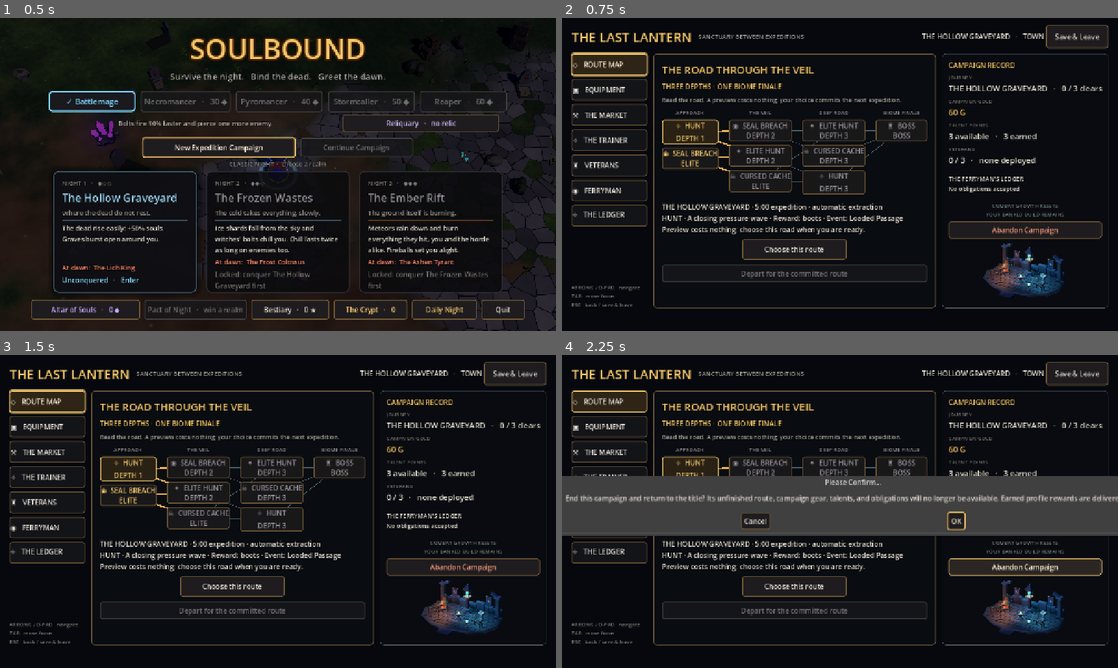
Above: before the commit, frames 1-4 (two rows, left to right).
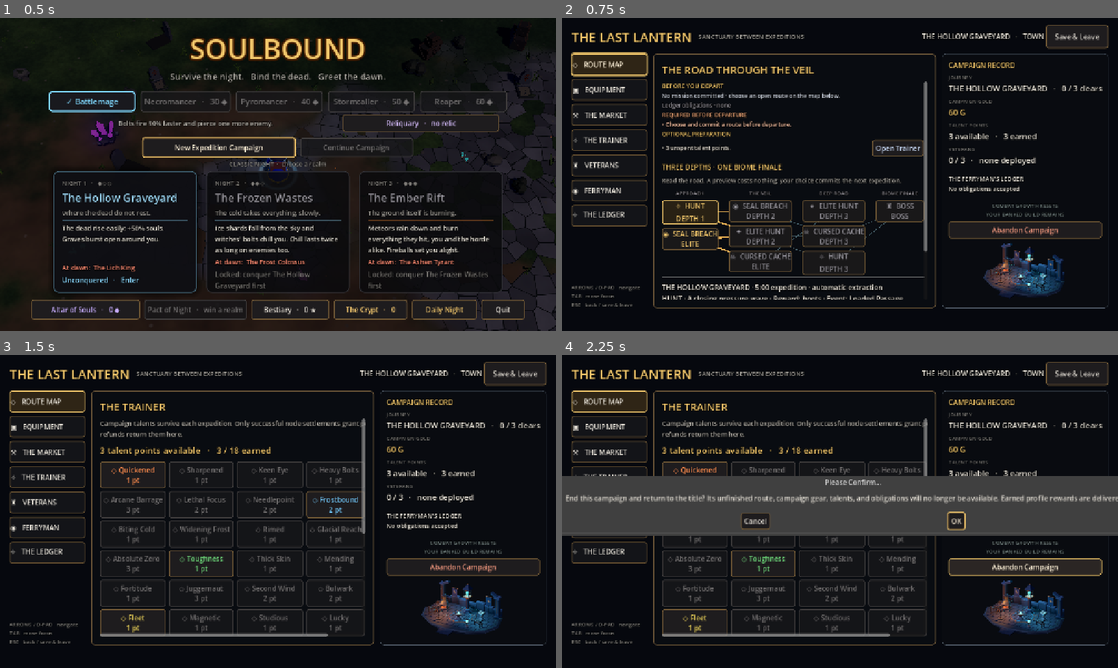
Above: after the commit, the same moments.

Repository: MarkJRogers92/ARPG
Game: Godot game, scene res://scenes/main.tscn
Same seed, same stepped clock (60 frames per second), same inputs: the game is played once before the commit and once after it. Sound files missing from this copy of the repository are replaced by a short silence.
Inputs (mouse positions are in pixels of both pictures, inside the frame that each line leads up to):
- Up to frame 1 (0.5 s): no input
- Up to frame 2 (0.75 s): click "New Expedition Campaign" at 0.5 s
- Up to frame 3 (1.5 s): click (333, 486) at 1.25 s, where only the run after the commit has a clickable "Open Trainer"
- Up to frame 4 (2.25 s): click "Abandon Campaign" at 2 s

Frame 1 is identical in both runs. In frame 2, 11% of the frame differs, in the area x 18-66%, y 20-90%; in frame 3, 11%, in the area x 1-66%, y 10-90%; in frame 4, 7.7%.

Commit message:
Guide town preparation and reflect campaign progress in sanctuary

Diff:
--- a/scripts/campaign/campaign_town.gd
+++ b/scripts/campaign/campaign_town.gd
@@ -19,6 +19,7 @@
 var _controller: Node
 var _state: Dictionary = {}
 var _active_service := "route"
+var _sanctuary: CampaignBackdrop
 var _root: Control
 var _status_label: Label
 var _abandon_button: Button
@@ -234,6 +235,7 @@
 	_delivery_button.pressed.connect(func() -> void: _command("deliver_outbox"))
 	box.add_child(_delivery_button)
 	var sanctuary := CampaignBackdrop.new()
+	_sanctuary = sanctuary
 	sanctuary.name = "SanctuaryVignette"
 	# Decoration yields space to ledger text and reward recovery controls.
 	sanctuary.size_flags_vertical = Control.SIZE_EXPAND_FILL
@@ -271,6 +273,8 @@
 func _render() -> void:
 	if not is_instance_valid(_root):
 		return
+	if is_instance_valid(_sanctuary):
+		_sanctuary.present(_state)
 	var biome_names := ["THE HOLLOW GRAVEYARD", "THE FROZEN WASTES", "THE EMBER RIFT"]
 	var biome := clampi(int(_state.get("biome_index", 0)), 0, 2)
 	var phase := str(_state.get("phase", "TOWN"))
@@ -356,11 +360,12 @@
 	var route_view := CampaignRouteView.new()
 	route_view.size_flags_vertical = Control.SIZE_EXPAND_FILL
 	route_view.choose_requested.connect(_choose_route)
+	var selected := str(_state.get("selected_node", ""))
+	_render_preparation_panel(selected)
 	_content.add_child(route_view)
 	var available: Array = _controller.available_routes()
 	route_view.present(_state, available)
-	var selected := str(_state.get("selected_node", ""))
-	var ready := str(_state.get("phase", "")) == "DEPARTURE_READY"
+	var ready := _departure_blockers().is_empty()
 	var action := _button("Depart for the committed route", func() -> void:
 		if not ready:
 			return
@@ -371,7 +376,117 @@
 	action.disabled = not ready or selected.is_empty()
 	_content.add_child(action)
 	if ready:
-		_add_copy("Your departure is ready. The route is committed; combat starts from a fresh expedition build.")
+		var delivery_pending: bool = not _state.get("outbox", []).is_empty()
+		_add_copy("Departure checks passed. %s" % ("Profile rewards still await delivery; you may leave and retry delivery from the campaign record." if delivery_pending else "The route is committed; combat starts from a fresh expedition build."))
+
+
+func _render_preparation_panel(selected_node_id: String) -> void:
+	var panel := VBoxContainer.new()
+	panel.add_theme_constant_override("separation", 4)
+	_content.add_child(panel)
+	_add_subtitle(panel, "BEFORE YOU DEPART")
+	var mission := "No mission committed · choose an open route on the map below."
+	var graph: Dictionary = _state.get("graph", {})
+	var nodes: Dictionary = graph.get("nodes", {})
+	var selected_node: Variant = nodes.get(selected_node_id, {})
+	if not selected_node_id.is_empty() and selected_node is Dictionary and not selected_node.is_empty():
+		var node: Dictionary = selected_node
+		var contract_id := str(node.get("contract", "hunt"))
+		var contract: Dictionary = CampaignCatalog.CONTRACTS.get(contract_id, {})
+		var contract_name := str(contract.get("name", contract_id.replace("_", " ").capitalize()))
+		mission = "Committed mission · %s%s" % [contract_name, " · Elite" if bool(node.get("elite", false)) and contract_id != "elite_hunt" else ""]
+	_add_preparation_copy(panel, mission, Color(0.83, 0.86, 0.91))
+	var clauses: Array[String] = []
+	for clause_value: Variant in _state.get("clauses", []):
+		var clause_id := str(clause_value.get("id", "")) if clause_value is Dictionary else str(clause_value)
+		var definition: Dictionary = CampaignCatalog.CLAUSES.get(clause_id, {})
+		clauses.append(str(definition.get("name", clause_value.get("name", clause_id.replace("_", " ").capitalize()) if clause_value is Dictionary else clause_id.replace("_", " ").capitalize())))
+	_add_preparation_copy(panel, "Ledger obligations · %s" % (", ".join(clauses) if not clauses.is_empty() else "none"), UiStyle.MUTED)
+	var blockers := _departure_blockers()
+	if not blockers.is_empty():
+		_add_copy_to(panel, "REQUIRED BEFORE DEPARTURE", Color(0.96, 0.67, 0.48))
+		for blocker: Dictionary in blockers:
+			var row := HBoxContainer.new()
+			row.add_theme_constant_override("separation", 8)
+			panel.add_child(row)
+			_add_preparation_copy(row, "• " + str(blocker["text"]), Color(1.0, 0.78, 0.66))
+			if not str(blocker.get("service", "")).is_empty():
+				var service_button := _button("Open %s" % blocker["label"], _select_service.bind(str(blocker["service"])), Color(0.78, 0.85, 0.96))
+				service_button.custom_minimum_size.y = 32
+				row.add_child(service_button)
+	else:
+		_add_copy_to(panel, "No required preparation remains.", Color(0.67, 0.88, 0.75))
+	var choices: Array[Dictionary] = _optional_preparation_choices()
+	if not choices.is_empty():
+		_add_copy_to(panel, "OPTIONAL PREPARATION", UiStyle.GOLD)
+		for choice: Dictionary in choices:
+			var row := HBoxContainer.new()
+			row.add_theme_constant_override("separation", 8)
+			panel.add_child(row)
+			_add_preparation_copy(row, "• " + str(choice["text"]), UiStyle.TEXT)
+			var service_button := _button("Open %s" % choice["label"], _select_service.bind(str(choice["service"])), Color(0.78, 0.85, 0.96))
+			service_button.custom_minimum_size.y = 32
+			row.add_child(service_button)
+
+
+func _departure_blockers() -> Array[Dictionary]:
+	var blockers: Array[Dictionary] = []
+	var phase := str(_state.get("phase", "TOWN"))
+	var allowed_phase := phase in ["TOWN", "DEPARTURE_READY"]
+	var selected := str(_state.get("selected_node", ""))
+	if phase == "CAMPAIGN_COMPLETE" or bool(_state.get("completed", false)):
+		blockers.append({"text": "The campaign is complete; no further departure is available."})
+	elif not allowed_phase:
+		var phase_copy := "Resolve the road event first." if phase == "EVENT_PENDING" else ("Acknowledge the expedition result before another departure." if phase == "RESULT_PENDING" else "Departure is unavailable during this campaign phase.")
+		blockers.append({"text": phase_copy})
+	if selected.is_empty() and phase != "EVENT_PENDING":
+		blockers.append({"text": "Choose and commit a route before departure."})
+	var inventory: Dictionary = _state.get("inventory", {})
+	var tray: Array = inventory.get("tray", [])
+	if not tray.is_empty():
+		blockers.append({"text": "%d reward%s wait in the tray; claim, sell, or discard them." % [tray.size(), "s" if tray.size() != 1 else ""], "service": "pack", "label": "Armory"})
+	if not (_state.get("reforge", {}) as Dictionary).is_empty():
+		blockers.append({"text": "Choose which reforge copy to keep.", "service": "market", "label": "Market"})
+	if not (_state.get("veteran_candidate", {}) as Dictionary).is_empty():
+		blockers.append({"text": "Keep or decline the veteran who returned with you.", "service": "roster", "label": "Veterans"})
+	var wager: Dictionary = _state.get("wager", {})
+	if str(wager.get("status", "")) in ["open", "won"]:
+		blockers.append({"text": "Take or finish the reserved Ferryman prize.", "service": "ferryman", "label": "Ferryman"})
+	return blockers
+
+
+func _optional_preparation_choices() -> Array[Dictionary]:
+	var choices: Array[Dictionary] = []
+	var talents: Dictionary = _state.get("talents", {})
+	var points := int(talents.get("points", 0))
+	if points > 0:
+		choices.append({"text": "%d unspent talent point%s." % [points, "s" if points != 1 else ""], "service": "trainer", "label": "Trainer"})
+	if int(talents.get("earned", 0)) > 3 and str(_state.get("specialization", "")).is_empty():
+		choices.append({"text": "Your specialization is unlocked but not selected.", "service": "trainer", "label": "Trainer"})
+	var deployed := str(_state.get("deployed_veteran", ""))
+	var usable_deployed := false
+	var available_veteran: Dictionary = {}
+	for veteran_value: Variant in _state.get("roster", []):
+		if not veteran_value is Dictionary:
+			continue
+		var veteran: Dictionary = veteran_value
+		var veteran_id := str(veteran.get("id", ""))
+		var unpledged := str(veteran.get("pledge_node", "")).is_empty()
+		if veteran_id == deployed and unpledged:
+			usable_deployed = true
+		elif available_veteran.is_empty() and unpledged:
+			available_veteran = veteran
+	if not usable_deployed and not available_veteran.is_empty():
+		var text := "%s is available in the Crypt; deploy a veteran for this expedition." % str(available_veteran.get("name", "A veteran"))
+		choices.append({"text": text, "service": "roster", "label": "Veterans"})
+	return choices
+
+
+func _add_preparation_copy(parent: Control, text: String, color: Color) -> Label:
+	var label := _add_copy_to(parent, text, color)
+	label.autowrap_mode = TextServer.AUTOWRAP_WORD_SMART
+	label.size_flags_horizontal = Control.SIZE_EXPAND_FILL
+	return label
 
 
 func _choose_route(node_id: String) -> void:
@@ -928,11 +1043,12 @@
 	return label
 
 
-func _add_copy_to(parent: Control, text: String, color: Color) -> void:
+func _add_copy_to(parent: Control, text: String, color: Color) -> Label:
 	var label := UiStyle.label(13)
 	label.text = text
 	label.add_theme_color_override("font_color", color)
 	parent.add_child(label)
+	return label
 
 
 func _add_subtitle(parent: Control, text: String) -> void:
--- a/tools/campaign_ui_test.gd
+++ b/tools/campaign_ui_test.gd
@@ -293,7 +293,7 @@
 	if routes.is_empty():
 		failures.append("real campaign exposes a starting route")
 	else:
-		var route_view := town._content.get_child(0) as CampaignRouteView
+		var route_view := _find_route_view(town)
 		var route_id := str(routes[0].get("id", ""))
 		var route_card := _find_button(root, route_view._node_title(route_view._nodes[route_id]))
 		if route_card != null:
@@ -365,6 +365,7 @@
 						if controller.state["phase"] != "ABANDONED" or abandon_events.size() != 1:
 							failures.append("confirmed abandon commits through the controller before returning to title")
 	await _test_event_and_retryable_abandon(failures)
+	await _test_route_preparation_panel(failures)
 
 	for message: String in failures:
 		push_error("CAMPAIGN_UI_BEHAVIOR_FAIL: " + message)
@@ -423,6 +424,95 @@
 			await process_frame
 			if not fixture.state["outbox"].is_empty():
 				failures.append("town retry button forwards account reward delivery")
+	town.free()
+	fixture.free()
+
+
+func _test_route_preparation_panel(failures: Array[String]) -> void:
+	var fixture := FixtureController.new()
+	root.add_child(fixture)
+	var town := CampaignTown.new()
+	root.add_child(town)
+	town.setup(fixture)
+	fixture.state["phase"] = "DEPARTURE_READY"
+	fixture.state["selected_node"] = "g-1-a"
+	fixture.state["inventory"]["tray"] = ["i-rare"]
+	fixture.state["reforge"] = {"item_id": "i-rare"}
+	fixture.state["wager"] = {"status": "won"}
+	fixture.state["talents"] = {"points": 2, "allocated": [], "earned": 5}
+	fixture.state["specialization"] = ""
+	fixture.state["deployed_veteran"] = "vet-01"
+	fixture.state["clauses"] = [{"id": "advance_payment"}]
+	fixture.state["biome_index"] = 2
+	town._state = fixture.snapshot()
+	town._render()
+	await process_frame
+	if town._sanctuary._biome_index != 2 or not town._sanctuary._journey.has_node("FrostColossusHeart"):
+		failures.append("town refresh presents the current biome and earned guardian trophies")
+	var scenery := town._sanctuary._journey
+	town._render()
+	if town._sanctuary._journey != scenery:
+		failures.append("ordinary town refresh does not rebuild unchanged sanctuary geometry")
+	var blockers := town._departure_blockers()
+	if blockers.size() < 3 or not blockers.any(func(entry: Dictionary) -> bool: return str(entry.get("text", "")).contains("reward") or str(entry.get("text", "")).contains("tray")):
+		failures.append("route preparation distinguishes required tray and service decisions")
+	var depart := _find_button(town, "Depart for the committed route")
+	if depart == null or not depart.disabled:
+		failures.append("committed route is not marked ready while required preparation blocks departure")
+	if _find_button(town, "Open Trainer") == null:
+		failures.append("unspent talents and unlocked specialization remain actionable optional choices")
+	if _find_button(town, "Open Veterans") != null or _find_label(town, "Morrow is available in the Crypt") != null:
+		failures.append("a usable deployed veteran prevents a redundant Crypt prompt")
+	var mission_label := _find_label(town, "Committed mission")
+	if mission_label == null or not mission_label.text.contains(str(CampaignCatalog.CONTRACTS["hunt"]["name"])):
+		failures.append("route preparation names the committed mission contract")
+	var clauses_label := _find_label(town, "Ledger obligations")
+	var clause_name := str(CampaignCatalog.CLAUSES["advance_payment"]["name"])
+	if clauses_label == null or not clauses_label.text.contains(clause_name):
+		failures.append("route preparation names the current ledger obligations")
+	if mission_label != null and mission_label.autowrap_mode != TextServer.AUTOWRAP_WORD_SMART:
+		failures.append("mission copy wraps within the preparation panel")
+	var armory := _find_button(town, "Open Armory")
+	if armory != null:
+		armory.pressed.emit()
+		await process_frame
+		if town._active_service != "pack":
+			failures.append("required reward-tray action opens the existing Armory service")
+	fixture.state["inventory"]["tray"] = []
+	fixture.state["reforge"] = {}
+	fixture.state["wager"] = {}
+	fixture.state["outbox"] = [{"id": "fixture:pending", "shards": 5}]
+	town._state = fixture.snapshot()
+	town._active_service = "route"
+	town._render()
+	await process_frame
+	if not town._departure_blockers().is_empty():
+		failures.append("pending profile delivery is not mislabeled as a departure blocker")
+	var delivery_copy := _find_label(town, "Profile rewards still await delivery")
+	depart = _find_button(town, "Depart for the committed route")
+	if delivery_copy == null or depart == null or depart.disabled:
+		failures.append("pending profile delivery is disclosed while legal departure remains available")
+	town._state["phase"] = "RESULT_PENDING"
+	if town._departure_blockers().is_empty():
+		failures.append("a phase that forbids departure is never shown as ready")
+	town._state["phase"] = "DEPARTURE_READY"
+	town._state["completed"] = true
+	if town._departure_blockers().is_empty():
+		failures.append("a completed campaign is never shown as ready")
+	town._state["completed"] = false
+	town._state["roster"][0]["pledge_node"] = "g-1-a"
+	town._state["deployed_veteran"] = "vet-01"
+	town._active_service = "route"
+	town._render()
+	await process_frame
+	if _find_button(town, "Open Veterans") == null or _find_label(town, "Morrow is available in the Crypt") == null:
+		failures.append("a pledged deployed veteran makes the first unpledged Crypt veteran actionable")
+	town._state["roster"] = []
+	town._state["deployed_veteran"] = ""
+	town._render()
+	await process_frame
+	if _find_button(town, "Open Veterans") != null:
+		failures.append("an empty Crypt does not create a preparation action with no available veteran")
 	town.free()
 	fixture.free()
 
@@ -533,3 +623,23 @@
 		if found != null:
 			return found
 	return null
+
+
+func _find_label(node: Node, text: String) -> Label:
+	if node is Label and (node as Label).text.contains(text):
+		return node as Label
+	for child: Node in node.get_children():
+		var found := _find_label(child, text)
+		if found != null:
+			return found
+	return null
+
+
+func _find_route_view(node: Node) -> CampaignRouteView:
+	if node is CampaignRouteView:
+		return node as CampaignRouteView
+	for child: Node in node.get_children():
+		var found := _find_route_view(child)
+		if found != null:
+			return found
+	return null
Not shown, added: tools/campaign_backdrop_test.gd.uid
